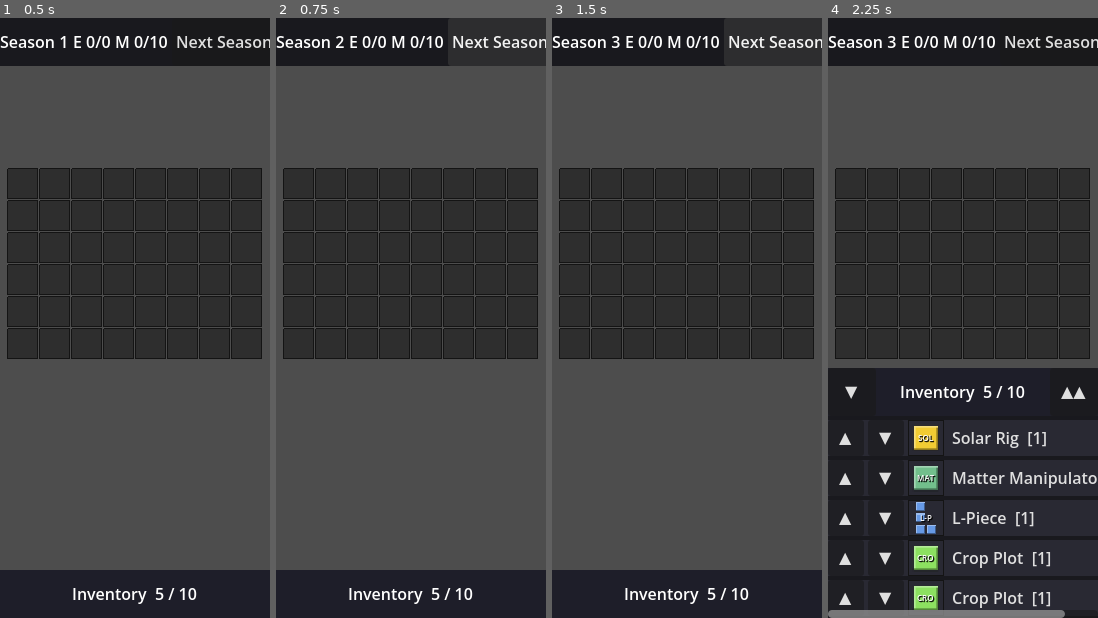
Above: before the commit, frames 1-4 (left to right).
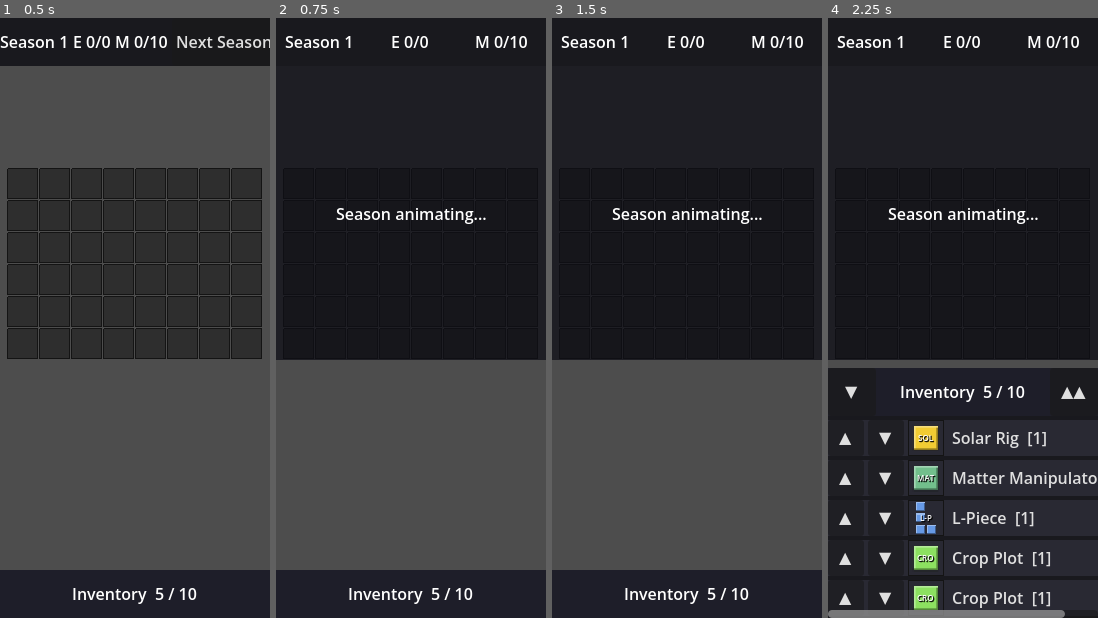
Above: after the commit, the same moments.

Repository: Kirkules/exofarm-vibe
Game: Godot game, scene res://scenes/game/game.tscn
Same seed, same stepped clock (60 frames per second), same inputs: the game is played once before the commit and once after it.
Inputs (mouse positions are in pixels of both pictures, inside the frame that each line leads up to):
- Up to frame 1 (0.5 s): no input
- Up to frame 2 (0.75 s): click "Next Season" at 0.5 s
- Up to frame 3 (1.5 s): click (776, 42) at 1.25 s, where only the run before the commit has a clickable "Next Season"
- Up to frame 4 (2.25 s): click "Inventory 5 / 10" at 2 s

Frame 1 is identical in both runs. In frame 2, 22% of the frame differs, in the area x 0-100%, y 3-57%; in frame 3, 22%; in frame 4, 22%.

Commit message:
Add simulation phase with full-area overlay
Planning and simulation are now distinct phases. Pressing Next Season
locks buildings, disables grid input, and shows a semi-transparent
overlay covering the scenic view and grid area with "Season animating..."
text. After a 2-second placeholder delay the overlay dismisses, season
outcomes are computed (matter production, energy reset), and the planning
phase resumes.

Co-Authored-By: Claude Sonnet 4.6 <noreply@anthropic.com>

Diff:
--- a/scenes/game/game.gd
+++ b/scenes/game/game.gd
@@ -1,8 +1,9 @@
 extends Node2D
 
-@onready var farm_grid: FarmGrid = $FarmGrid
+@onready var farm_grid:    FarmGrid    = $FarmGrid
 @onready var inventory_ui: InventoryUI = $UILayer/InventoryUI
-@onready var hud_ui: HudUI = $UILayer/HudUI
+@onready var hud_ui:       HudUI       = $UILayer/HudUI
+@onready var _ui_layer:    CanvasLayer = $UILayer
 
 var _inventory: Inventory
 ## The InventoryItem currently in the air (held by farm_grid).
@@ -18,7 +19,15 @@
 var _neighbor_state: NeighborSystem.NeighborState = null
 ## Reusable confirmation dialog for risky Next Season actions.
 var _confirm_dialog: ConfirmationDialog
-
+## Timer that drives the placeholder simulation phase duration.
+var _sim_timer: Timer
+var _sim_overlay: SimulationOverlay
+
+enum Phase { PLANNING, SIMULATION }
+var _phase: Phase = Phase.PLANNING
+
+## Duration of the placeholder simulation animation (seconds).
+const SIMULATION_PLACEHOLDER_DURATION := 2.0
 ## Warn if matter production would overflow storage by more than this amount.
 const WARN_UNUSED_MATTER := 3
 
@@ -35,9 +44,22 @@
 	farm_grid.inventory_item_pickup_confirmed.connect(_on_inventory_item_pickup_confirmed)
 	hud_ui.next_season_pressed.connect(_on_next_season_pressed)
 	_confirm_dialog = ConfirmationDialog.new()
-	_confirm_dialog.confirmed.connect(_advance_season)
+	_confirm_dialog.confirmed.connect(_begin_simulation)
 	add_child(_confirm_dialog)
+	_sim_timer = Timer.new()
+	_sim_timer.one_shot = true
+	_sim_timer.timeout.connect(_end_simulation)
+	add_child(_sim_timer)
 	farm_grid.piece_double_tapped.connect(toggle_piece)
+
+	# Simulation overlay: covers the scenic view + grid area in UILayer space.
+	# FarmGrid sits at world y=150 with 192px height; HUD occupies the top strip.
+	var overlay_top: float = hud_ui.offset_bottom
+	var grid_bottom: float = farm_grid.position.y + farm_grid.get_grid_pixel_size().y
+	_sim_overlay = SimulationOverlay.new()
+	_sim_overlay.position = Vector2(0.0, overlay_top)
+	_sim_overlay.size     = Vector2(270.0, grid_bottom - overlay_top)
+	_ui_layer.add_child(_sim_overlay)
 
 	# Seed inventory with starting buildings and test pieces.
 	for def: PlaceableDefinition in _starting_placeables():
@@ -224,16 +246,26 @@
 			"%d Matter will overflow storage\n\nAdvance to next season anyway?" % matter_overflow
 		_confirm_dialog.popup_centered()
 	else:
-		_advance_season()
-
-func _advance_season() -> void:
-	# Lock in all placed pieces according to their definition's moveable flag.
-	# Buildings become fixed; other pieces stay moveable for future seasons.
+		_begin_simulation()
+
+## Lock in the grid and start the simulation phase.
+func _begin_simulation() -> void:
+	_phase = Phase.SIMULATION
+	# Lock buildings in place; other pieces remain moveable for next planning phase.
 	for piece_id: int in _placed_items:
 		var def: PlaceableDefinition = _placed_items[piece_id].data as PlaceableDefinition
 		farm_grid.set_piece_moveable(piece_id, def.moveable if def else true)
+	farm_grid.set_planning_active(false)
+	hud_ui.set_simulation_active(true)
+	_sim_overlay.visible = true
+	_sim_timer.start(SIMULATION_PLACEHOLDER_DURATION)
+
+## Called when the simulation timer fires. Compute season outcomes and return to planning.
+func _end_simulation() -> void:
 	GameState.matter = mini(GameState.matter_capacity, GameState.matter + _compute_matter_production())
-	# Energy resets to current capacity at the start of each new season.
-	GameState.energy = GameState.energy_capacity
 	GameState.season += 1
-	hud_ui.refresh()
+	_phase = Phase.PLANNING
+	_sim_overlay.visible = false
+	farm_grid.set_planning_active(true)
+	hud_ui.set_simulation_active(false)
+	_recompute_power()  # updates energy capacity/current and refreshes HUD
--- a/scenes/game/grid/farm_grid.gd
+++ b/scenes/game/grid/farm_grid.gd
@@ -119,6 +119,9 @@
 var _power_sources: Array = []
 # Power range of the currently held piece (0 = none). Set by game.gd on pickup.
 var _held_power_range: int = 0
+
+## When false, all player input is ignored (e.g. during season simulation).
+var planning_active: bool = true
 
 signal piece_picked_up_from_grid(piece_id: int, shape: PieceShape)
 signal piece_placed_on_grid(piece_id: int)
@@ -160,6 +163,8 @@
 	_held_sprite_layer.add_child(_held_label)
 
 func _process(delta: float) -> void:
+	if not planning_active:
+		return
 	if _pending_input != InputSource.NONE:
 		_pending_timer += delta
 		if _pending_timer >= PICKUP_HOLD_TIME:
@@ -260,6 +265,8 @@
 # ---------------------------------------------------------------------------
 
 func _input(event: InputEvent) -> void:
+	if not planning_active:
+		return
 	if event is InputEventMouseMotion:
 		_cursor_screen_pos = event.position
 		_cursor_pos = to_local(event.position)
@@ -794,3 +801,11 @@
 	_tap_input      = InputSource.NONE
 	_tap_touch_idx  = -1
 	_tap_screen_pos = Vector2.ZERO
+
+## Enable or disable planning input. Disabling cancels any in-progress
+## pending-pickup or tap so no stale state carries into simulation.
+func set_planning_active(v: bool) -> void:
+	planning_active = v
+	if not v:
+		_cancel_pending()
+		_clear_tap()
--- a/scenes/game/ui/hud_ui.gd
+++ b/scenes/game/ui/hud_ui.gd
@@ -14,6 +14,7 @@
 var _season_label:   Label
 var _energy_label:   Label
 var _matter_label:   Label
+var _next_btn:       Button
 var _content_margin: MarginContainer
 
 
@@ -59,10 +60,10 @@
 	_matter_label.horizontal_alignment = HORIZONTAL_ALIGNMENT_CENTER
 	hbox.add_child(_matter_label)
 
-	var btn: Button = Button.new()
-	btn.text = "Next Season"
-	btn.pressed.connect(_on_next_season_button_pressed)
-	hbox.add_child(btn)
+	_next_btn = Button.new()
+	_next_btn.text = "Next Season"
+	_next_btn.pressed.connect(_on_next_season_button_pressed)
+	hbox.add_child(_next_btn)
 
 # ---------------------------------------------------------------------------
 # Safe area
@@ -83,6 +84,10 @@
 # Public
 # ---------------------------------------------------------------------------
 
+## Hide the Next Season button during simulation; restore it on return to planning.
+func set_simulation_active(v: bool) -> void:
+	_next_btn.visible = not v
+
 ## Reads current values from GameState and updates all labels.
 func refresh() -> void:
 	_season_label.text = "Season %d" % GameState.season
--- /dev/null
+++ b/scenes/game/ui/simulation_overlay.gd
@@ -0,0 +1,27 @@
+class_name SimulationOverlay
+extends Control
+
+## Full-area overlay shown during season simulation.
+## Covers the scenic view and farm grid, leaving the HUD and inventory visible.
+## Positioned and sized by game.gd at startup.
+
+const COLOR_BG := Color(0.05, 0.05, 0.08, 0.72)
+
+func _ready() -> void:
+	mouse_filter = Control.MOUSE_FILTER_STOP  # block clicks through to the grid
+
+	var panel: PanelContainer = PanelContainer.new()
+	panel.set_anchors_and_offsets_preset(Control.PRESET_FULL_RECT)
+	var bg: StyleBoxFlat = StyleBoxFlat.new()
+	bg.bg_color = COLOR_BG
+	panel.add_theme_stylebox_override("panel", bg)
+	add_child(panel)
+
+	var label: Label = Label.new()
+	label.text = "Season animating..."
+	label.set_anchors_and_offsets_preset(Control.PRESET_CENTER)
+	label.grow_horizontal = Control.GROW_DIRECTION_BOTH
+	label.grow_vertical   = Control.GROW_DIRECTION_BOTH
+	add_child(label)
+
+	visible = false
Not shown, added: scenes/game/ui/simulation_overlay.gd.uid
